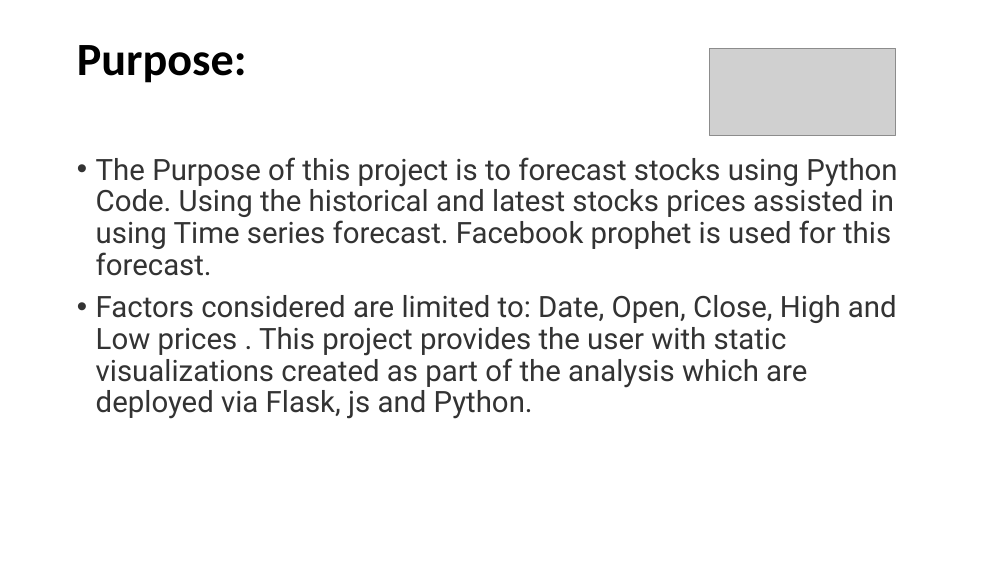
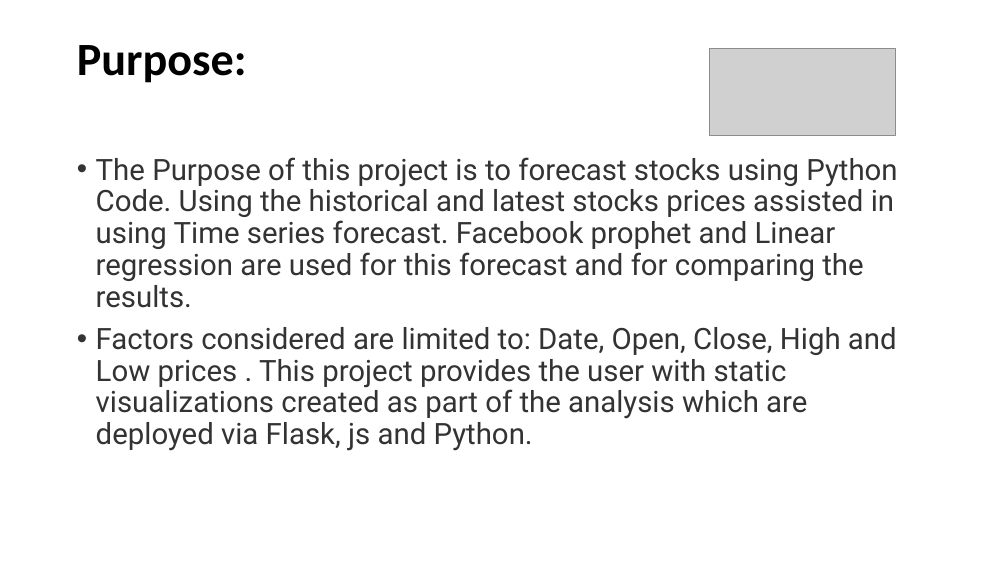
Before and after one commit to ahmadfarouk/FinalProject, a slide deck: slide 2 of Presentation.pptx. Drawn at 1008x567 pixels with LibreOffice and Linux fonts; fonts in the diff are those of the drawing; grey boxes stand for pictures. Boxes give left, top, right and bottom in pixels: in the first picture for what was removed or moved away, otherwise in the second. Text is boxed around its words. In the diff, an @@ line names an element or a change of style, - is before the commit and + after.

```diff
--- a/Presentation.pptx
+++ b/Presentation.pptx
@@ text at bbox=[96, 157, 897, 308]: text changed @@
-• The Purpose of this project is to forecast stocks using Python Code. Using the historical and latest stocks prices assisted in using Time series forecast. Facebook prophet is used for this forecast.
+• The Purpose of this project is to forecast stocks using Python Code. Using the historical and latest stocks prices assisted in using Time series forecast. Facebook prophet and Linear regression are used for this forecast and for comparing the results.
```
Also in this commit, not shown: 5 other slides changed.
